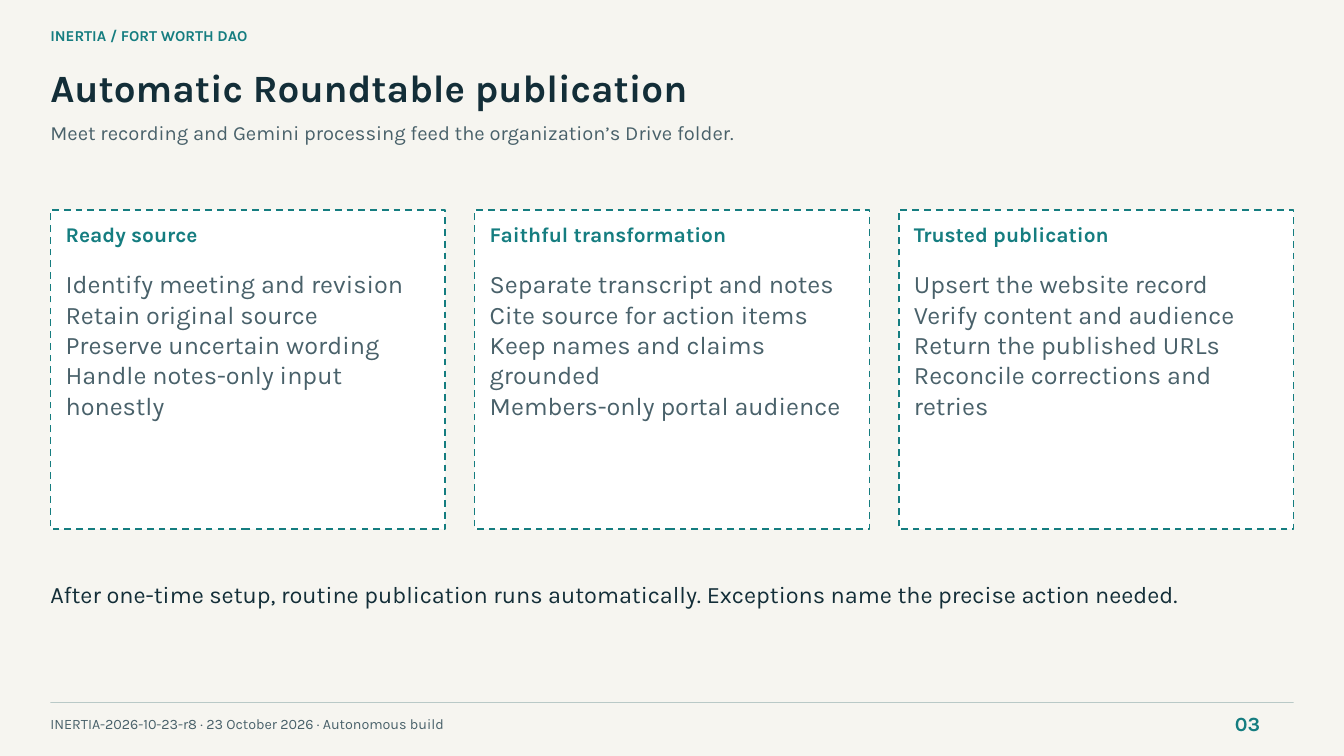
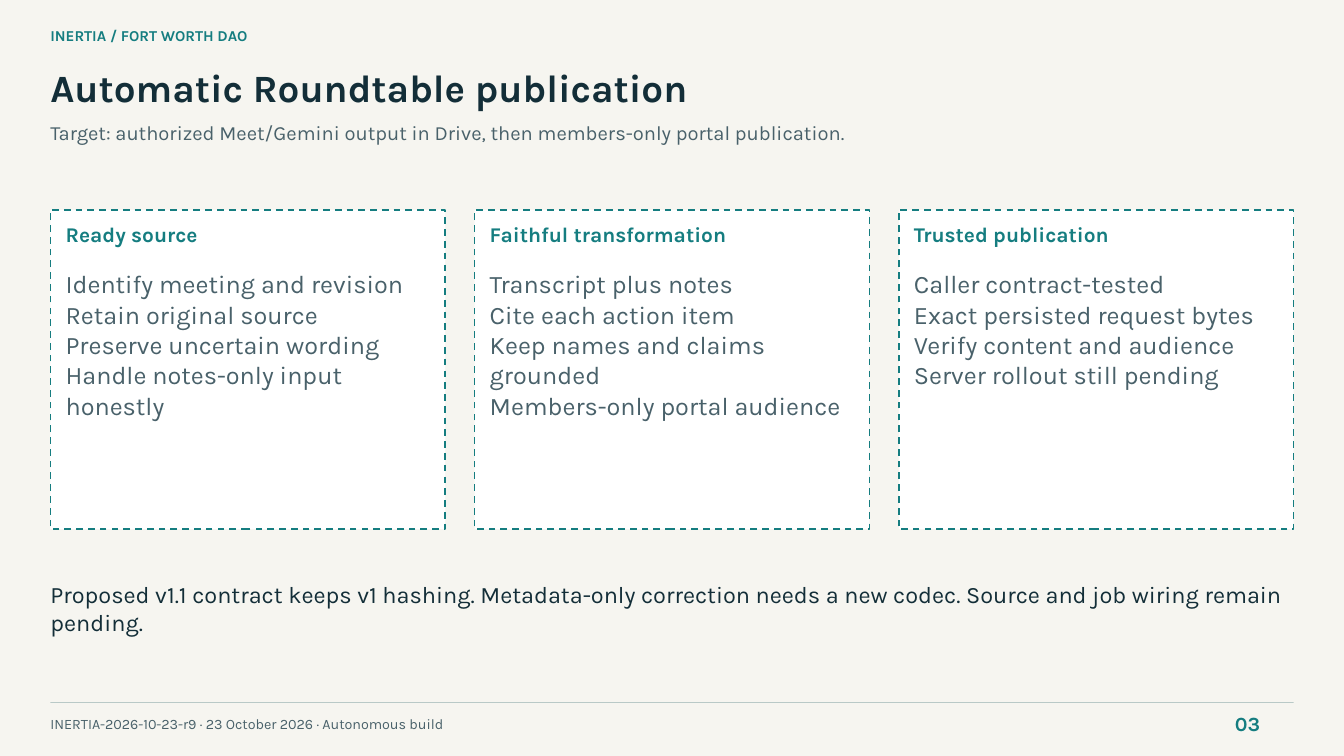
Before and after one commit to NetRxn/Inertia, a slide deck: slide 3 of Inertia-Architecture.pptx. Drawn at 1344x756 pixels with LibreOffice and Linux fonts; fonts in the diff are those of the drawing. Boxes give left, top, right and bottom in pixels: in the first picture for what was removed or moved away, otherwise in the second. Text is boxed around its words. In the diff, an @@ line names an element or a change of style, - is before the commit and + after.

Commit message:
docs: synchronize r9 artifacts and exact native qualification

```diff
--- a/Inertia-Architecture.pptx
+++ b/Inertia-Architecture.pptx
@@ text at (50,125,844,145): text changed @@
-Meet recording and Gemini processing feed the organization’s Drive folder.
+Target: authorized Meet/Gemini output in Drive, then members-only portal publication.
@@ text at (490,275,735,325): text changed @@
-Separate transcript and notes
-Cite source for action items
+Transcript plus notes
+Cite each action item
@@ text at (914,276,1253,330): text changed @@
-Upsert the website record
+Caller contract-tested
+Exact persisted request bytes
@@ text at (914,366,1219,390): text changed @@
-Return the published URLs
-Reconcile corrections and retries
+Server rollout still pending
@@ text at (50,587,1282,637): text changed @@
-After one-time setup, routine publication runs automatically. Exceptions name the precise action needed.
+Proposed v1.1 contract keeps v1 hashing. Metadata-only correction needs a new codec. Source and job wiring remain pending.
@@ text at (50,719,443,729): text changed @@
-INERTIA-2026-10-23-r8 · 23 October 2026 · Autonomous build
+INERTIA-2026-10-23-r9 · 23 October 2026 · Autonomous build
```
Also in this commit, not shown: 7 other slides changed, 15 other files.
